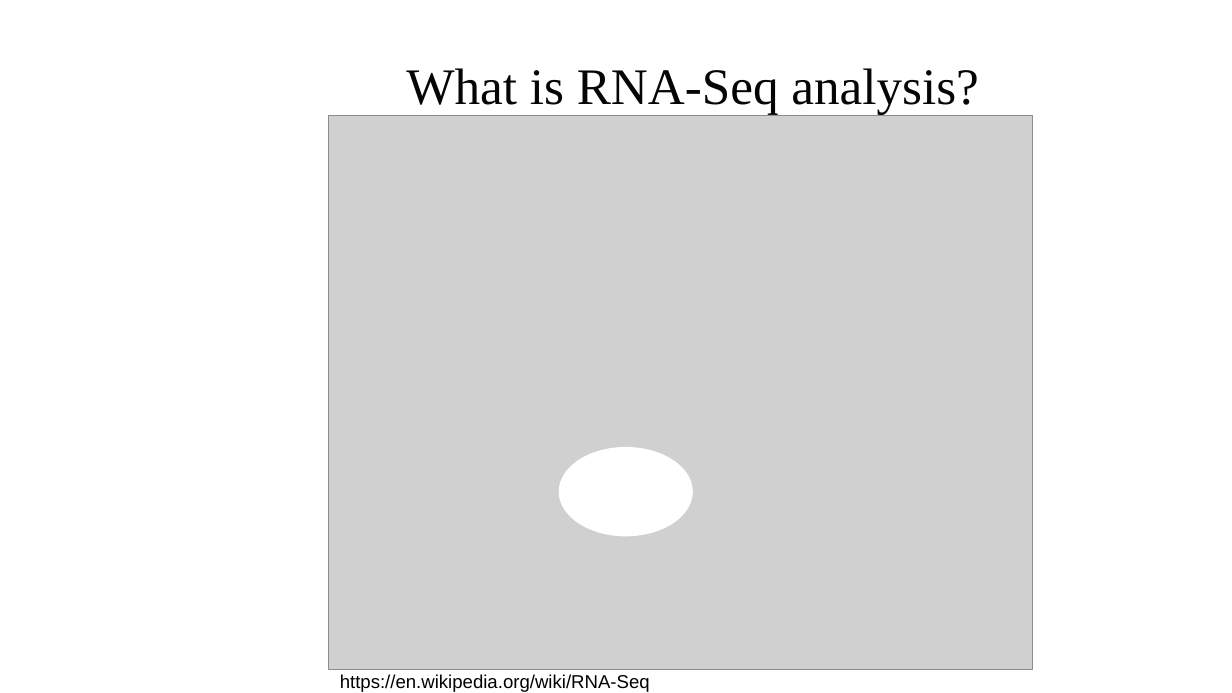
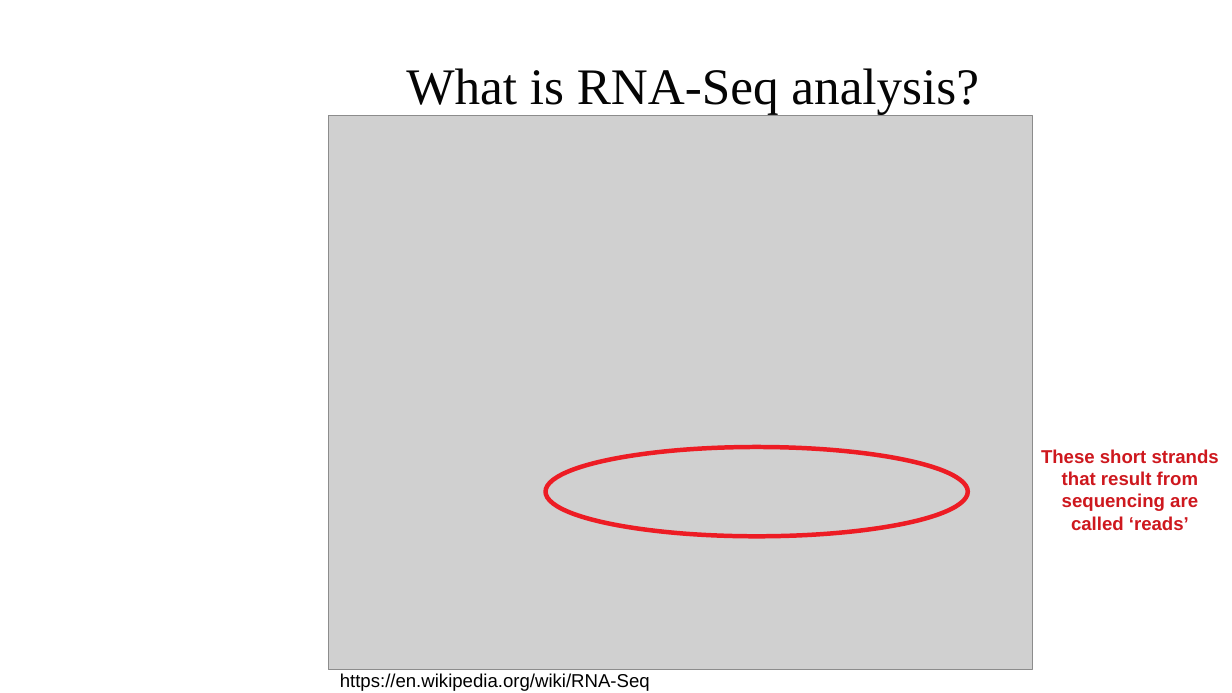
Before and after one commit to dataforager/DSA2019-bioinf_tutorial, a slide deck: slide 3 of FunBioinf-Tutorial-DSA2019-v1.pptx. Drawn at 1232x693 pixels with LibreOffice and Linux fonts; fonts in the diff are those of the drawing; grey boxes stand for pictures; background and template pictures are left out. Boxes give left, top, right and bottom in pixels: in the first picture for what was removed or moved away, otherwise in the second. Text is boxed around its words. In the diff, an @@ line names an element or a change of style, - is before the commit and + after.

```diff
--- a/FunBioinf-Tutorial-DSA2019-v1.pptx
+++ b/FunBioinf-Tutorial-DSA2019-v1.pptx
@@ ellipse added at (x1=546, y1=447, x2=968, y2=537), outline #ED1C24 2.89 pt @@
@@ ellipse removed at (x1=559, y1=447, x2=693, y2=537) @@
@@ text added at (x1=1041, y1=449, x2=1219, y2=530), 12 pt, text #CE181E, bold @@
+These short strands that result from sequencing are called ‘reads’
```
Also in this commit, not shown: 9 other slides changed, 1 other file.
